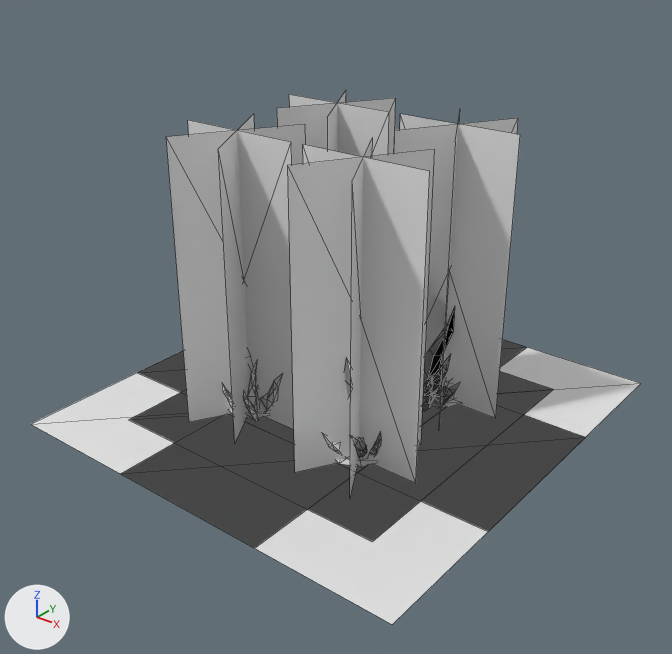
Two versions of the FBX model Effect#1/Assets/Graphicsdata/FX/FBX/FX_ice_001.FBX, one commit apart.
Camera for both pictures: a 50 mm camera at (17.6, -22.7, 17.0) aimed at (0.1, -0.8, 3.4). The axes (+X, +Y, +Z) are drawn at lower left. The lights are the same throughout. Mesh edges are drawn as thin lines. Where no turn or scale is listed for an object, it has been applied to the vertices.

Names of what the first picture shows: 'fx_ice_001_2', 'fx_ice_001_plane1', 'fx_ice_001_plane2'.
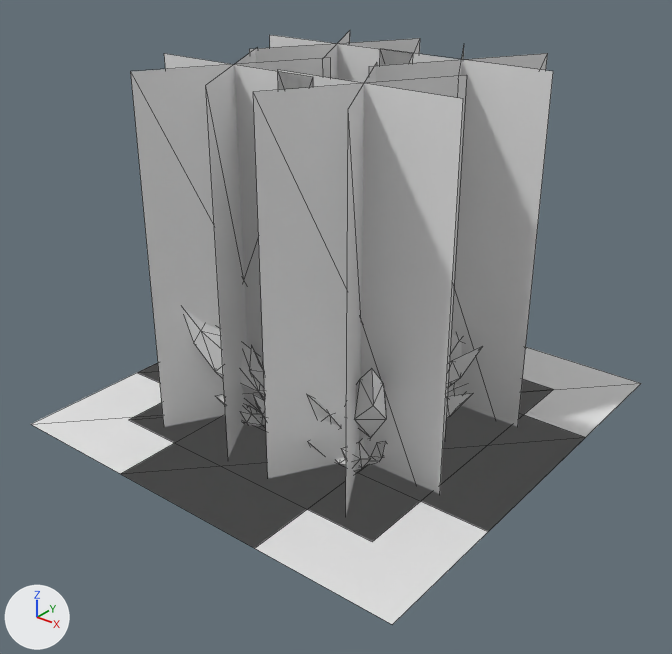
Where the newer file only moved an object's origin or applied its transform, the numbers keep the older frame.

Changed parts and their boxes (x1, y1, x2, y2) in the pictures (672 x 654 px):
'fx_ice_001_plane2', reshaped, rescaled: before (166, 91, 520, 496); after (131, 30, 553, 514)
'fx_ice_001_2', reshaped, turned, rescaled: before (222, 306, 460, 459); after (184, 309, 482, 470)
part 1 of me_mesh_003, deleted: before (222, 306, 460, 459)
part 2 of me_mesh_003, built on: after (184, 309, 482, 470)

Diff of the bpy script that builds the scene:
```diff
--- a/Effect#1/Assets/Graphicsdata/FX/FBX/FX_ice_001.FBX.py
+++ b/Effect#1/Assets/Graphicsdata/FX/FBX/FX_ice_001.FBX.py
@@ me_mesh_004 @@
 # used by ob_fx_ice_001_plane2; location = (0.0, 0.0, 0.01); scale = (0.01, 0.01, 0.01)
-me_mesh_004.from_pydata(...)  # 60 vertices, 30 faces; spans x -461.0..461.0, y -436.0..436.0, z -1.0..992.0
+me_mesh_004.from_pydata(...)  # 60 vertices, 30 faces; spans x -216.0..217.0, y -202.0..201.0, z -80.0..470.0
+# me_mesh_004 part 4: 60 of 60 vertices moved; they spanned x -461.0..461.0, y -436.0..436.0, z -1.0..992.0 and now span x -216.0..217.0, y -202.0..201.0, z -80.0..470.0; mean shift (0.0, 0.0, -289.0); largest move (351.0, 436.0, 992.0) -> (155.0, 201.0, 468.0)
@@ me_mesh_003 @@
 # used by ob_fx_ice_001_2; location = (0.0, 0.0, 0.01); scale = (0.01, 0.01, 0.01)
-me_mesh_003.from_pydata(...)  # 884 vertices, 1352 faces; spans x -375.0..359.0, y -375.0..360.0, z -77.0..383.0
+me_mesh_003.from_pydata(...)  # 816 vertices, 1248 faces; spans x -168.0..169.0, y -161.0..168.0, z -50.0..176.0
+# me_mesh_003 part 1: 49 loose pieces with 833 vertices, spanning x -375.0..359.0, y -375.0..360.0, z -77.0..383.0, are deleted
+# me_mesh_003 part 2: 51 vertices removed from x -209.0..162.0, y -203.0..188.0, z -33.0..252.0; 816 vertices added at x -168.0..169.0, y -161.0..168.0, z -50.0..176.0
+# me_mesh_003 part 3: the surface is now shaded flat
@@ ob_fx_ice_001_plane2 @@
 ob_fx_ice_001_plane2.location = (0.0, 0.0, 0.01)
-ob_fx_ice_001_plane2.scale = (0.01, 0.01, 0.01)
+ob_fx_ice_001_plane2.scale = (0.0254, 0.0254, 0.0254)
@@ ob_fx_ice_001_2 @@
 ob_fx_ice_001_2.location = (0.0, 0.0, 0.01)
-ob_fx_ice_001_2.scale = (0.01, 0.01, 0.01)
+ob_fx_ice_001_2.rotation_euler = (0.0, 0.0, -1.571)  # degrees (0, 0, -90)
+ob_fx_ice_001_2.scale = (0.0254, 0.0254, 0.0254)
```
